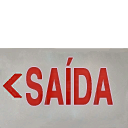
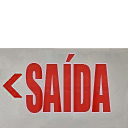
Layered file, before and after one edit (128 × 128). Changes by layer:
removed layer "Camada 1" over [24, 57, 114, 114]
removed layer "Camada 3" from group "Agrupar 1" over [24, 62, 47, 114]
removed layer "Camada 3 cópia 2" from group "Agrupar 1" over [46, 57, 74, 113]
removed layer "Camada 3 cópia" from group "Agrupar 1" over [40, 62, 69, 113]
removed layer "Camada 3 cópia 4" from group "Agrupar 1" over [69, 57, 97, 113]
removed layer "Camada 3 cópia 3" from group "Agrupar 1" over [91, 63, 114, 113]
added layer "Camada 3 cópia 6" in group "placa" over [24, 53, 114, 114]
added layer "SAÍDA cópia" in group "placa" over [25, 54, 111, 113]
hid "SAÍDA", painted on it over [24, 54, 113, 113]
